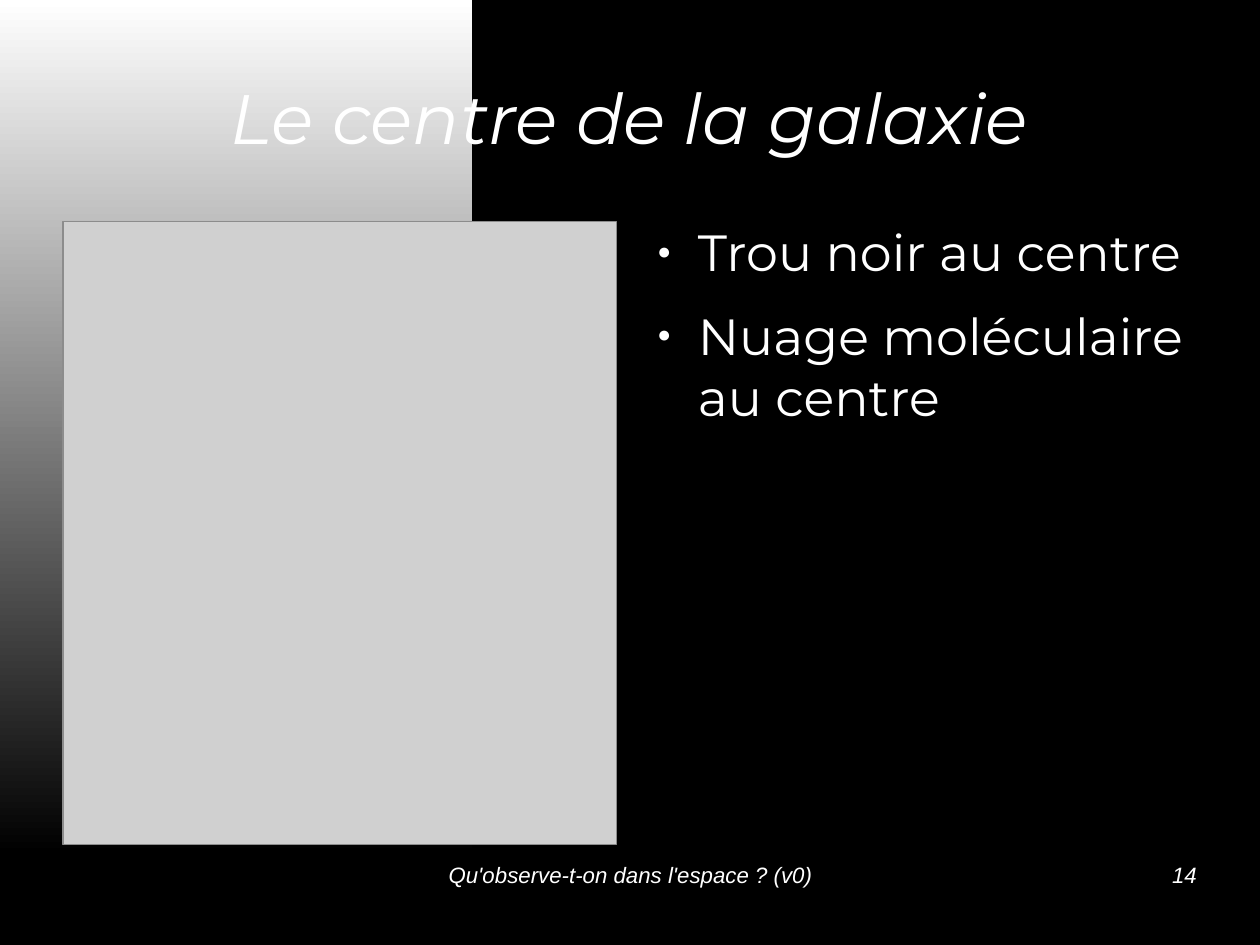
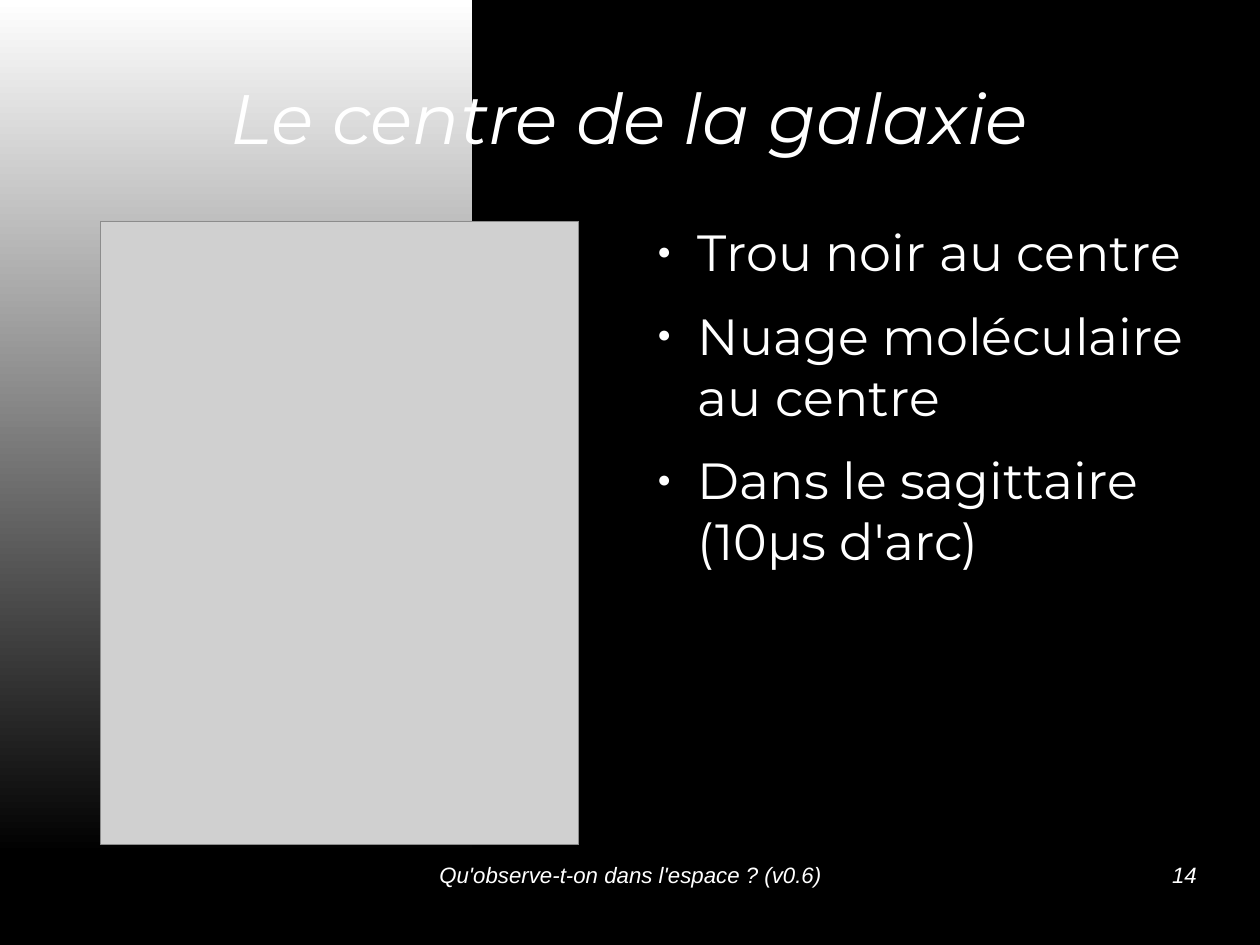
Before and after one commit to jcarnu/qf-astro, a slide deck: slide 14 of Ressources/Presentations/Qu_observe-t-on_dans_l_espace.odp. Drawn at 1260x945 pixels with LibreOffice and Linux fonts; fonts in the diff are those of the drawing; grey boxes stand for pictures; background and template pictures are left out. Boxes give left, top, right and bottom in pixels: in the first picture for what was removed or moved away, otherwise in the second. Text is boxed around its words. In the diff, an @@ line names an element or a change of style, - is before the commit and + after.

Commit message:
Ajout des galaxies, amas, étoiles (texte uniquement) amas et crédits

```diff
--- a/Ressources/Presentations/Qu_observe-t-on_dans_l_espace.odp
+++ b/Ressources/Presentations/Qu_observe-t-on_dans_l_espace.odp
@@ picture: place and size @@
-picture at [63, 221, 616, 845]
+picture at [101, 221, 579, 845]
@@ text at [698, 461, 1138, 570]: paragraph added @@
+● Dans le sagittaire (10µs d'arc)
@@ text at [439, 867, 821, 888]: text changed @@
-Qu'observe-t-on dans l'espace ? (v0)
+Qu'observe-t-on dans l'espace ? (v0.6)
```
Also in this commit, not shown: 13 other slides changed, 1 slide added.
